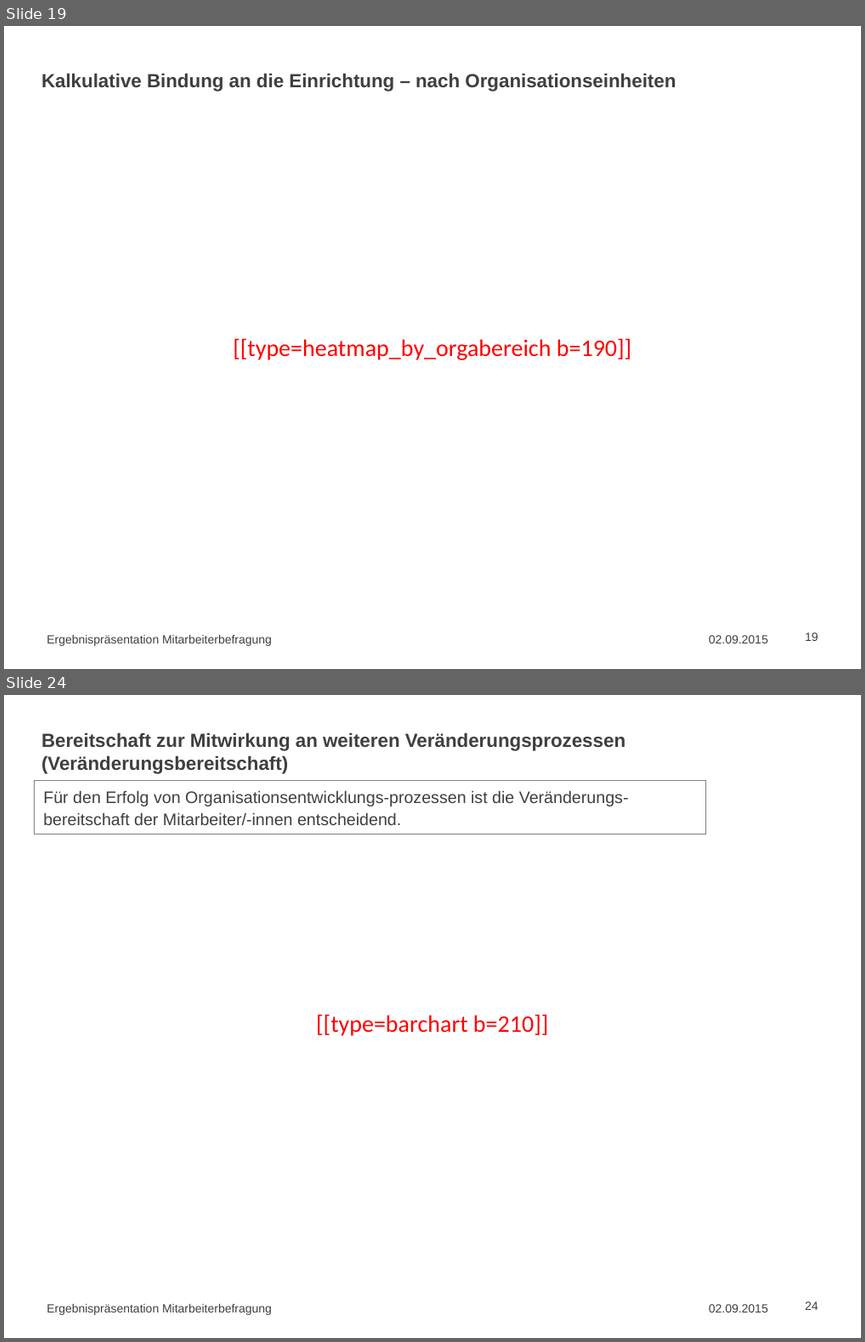
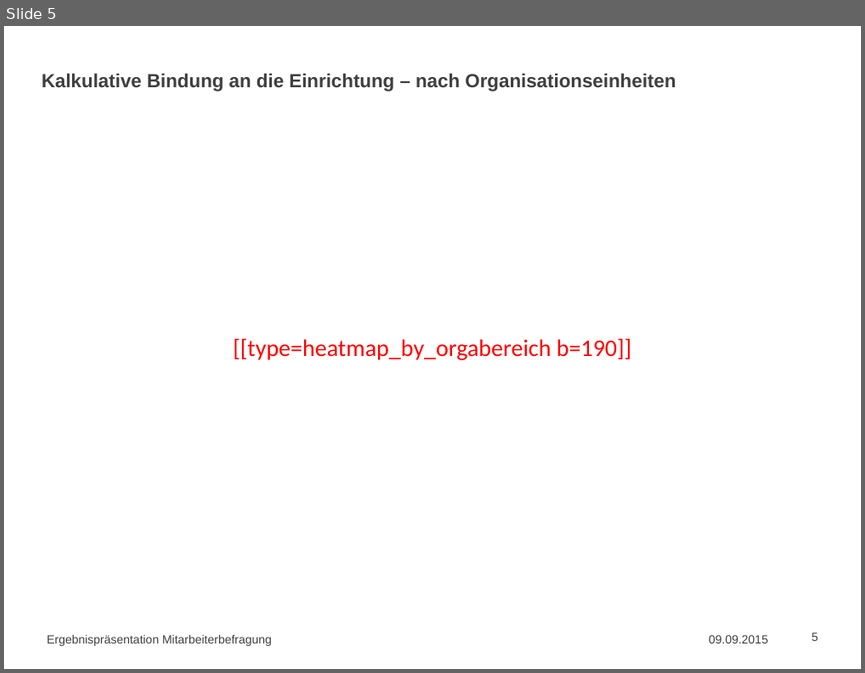
Before and after one commit to markheckmann/R2PPTaddons, a slide deck: dev/template.pptx. Shown one above the other, each under a label of ours: slides 19 and 24 before the commit, slide 5 after it; the slides between them are not shown. The pictures are 865x1342 and 865x673 pixels, drawn with LibreOffice and Linux fonts; fonts in the diff are those of the drawing. Boxes give left, top, right and bottom in pixels: in the first picture for what was removed or moved away, otherwise in the second. Text is boxed around its words. In the diff, an @@ line names an element or a change of style, - is before the commit and + after.

```diff
--- a/dev/template.pptx
+++ b/dev/template.pptx
@@ slide 24 removed at box(4, 695, 861, 1338), background #FFFFFF @@
@@ title removed at box(41, 732, 625, 774) @@
-Bereitschaft zur Mitwirkung an weiteren Veränderungsprozessen (Veränderungsbereitschaft)
@@ text removed at box(34, 780, 705, 834) @@
-Für den Erfolg von Organisationsentwicklungs-prozessen ist die Veränderungs-bereitschaft der Mitarbeiter/-innen entscheidend.
@@ text removed at box(316, 1014, 548, 1036) @@
-[[type=barchart b=210]]
@@ text removed at box(46, 1304, 272, 1315) @@
-Ergebnispräsentation Mitarbeiterbefragung
@@ text removed at box(709, 1304, 768, 1312) @@
-02.09.2015
@@ page number removed at box(805, 1301, 818, 1310) @@
-24
@@ what was slide 19 is now slide 5 @@
@@ slide 5 changed as well @@
@@ text at box(709, 635, 768, 643): text changed @@
-02.09.2015
+09.09.2015
@@ page number at box(812, 632, 818, 641): text changed @@
-19
+5
```
Also in this commit, not shown: 4 other slides changed, 84 other slides removed, 1 other file.
